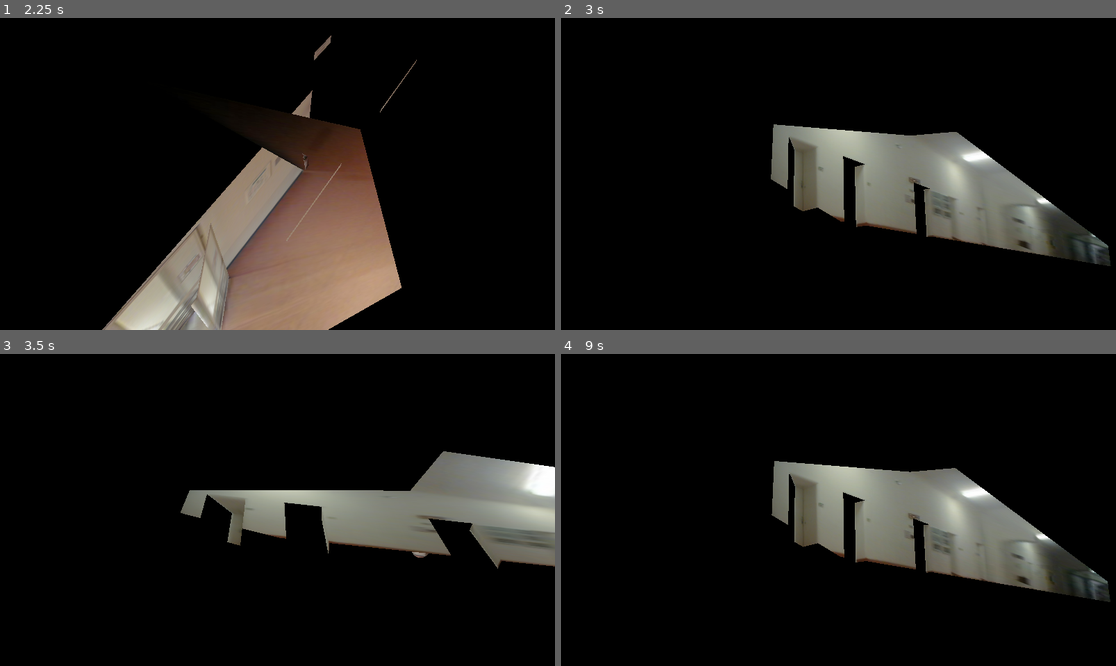
Above: before the commit, frames 1-4 (two rows, left to right).
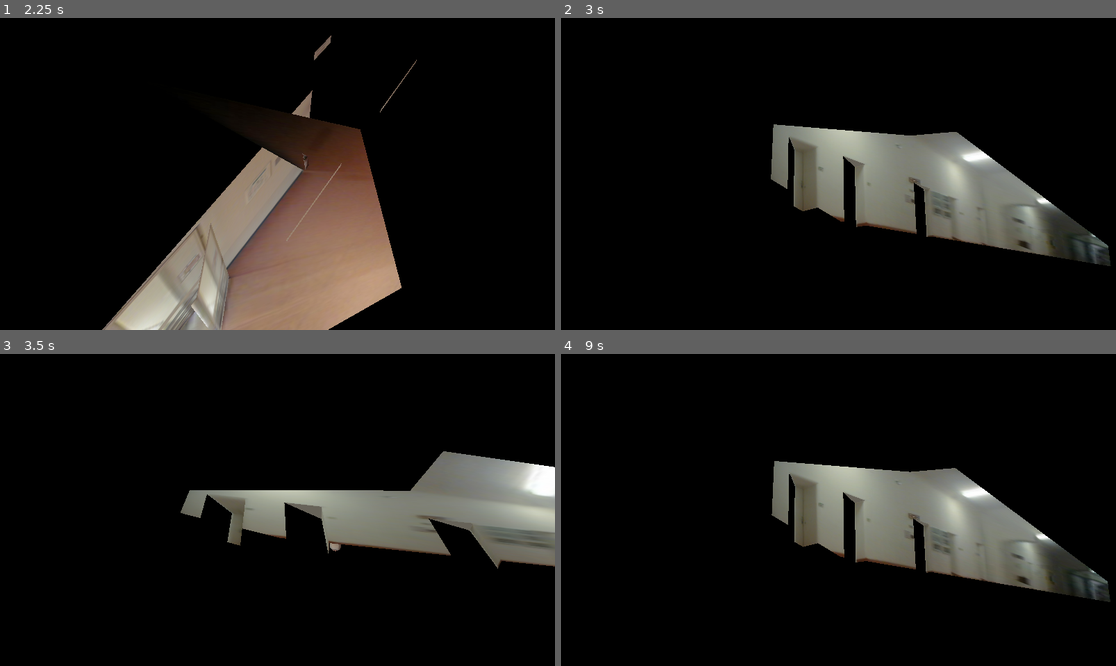
Above: after the commit, the same moments.

Repository: TheiaB/photo-course-game
Game: Godot game, scene res://scenes/matrjoschka.tscn
Two runs of this game, one before a commit and one after it. Both use one fixed random seed, a clock stepped at 60 frames per second and the inputs below. This scene is started directly instead of the project's main scene.
Inputs (mouse positions are in pixels of both pictures, inside the frame that each line leads up to):
- Up to frame 1 (2.25 s): tap Enter at 0.5 s; move the mouse to (399, 158) at 0.52 s; hold . (multi_swipe_down_right) 0.53-1.25 s; hold Space (shuffle) 0.53-1.25 s; click (399, 158) at 0.67 s; drag from (166, 189) to (249, 236) at 1.27 s; move the mouse to (333, 105) at 2.02 s; hold . (multi_swipe_down_right) from 2.03 s (still down); hold Mouse wheel down (pinch_inward) from 2.03 s (still down); click (333, 105) at 2.17 s
- Up to frame 2 (3 s): tap Space (shuffle) at 2.3 s; release . (multi_swipe_down_right) at 2.75 s; release Mouse wheel down (pinch_inward) at 2.75 s; drag from (810, 236) to (672, 127) at 2.77 s
- Up to frame 3 (3.5 s): no input
- Up to frame 4 (9 s): move the mouse to (1005, 556) at 3.52 s; hold M (multi_swipe_down_left) 3.53-4.25 s; hold Space (shuffle) 3.53-4.25 s; click (1005, 556) at 3.67 s; drag from (672, 463) to (755, 432) at 4.27 s; move the mouse to (866, 510) at 5.02 s; hold , (multi_swipe_down) 5.03-5.75 s; hold Space (shuffle) 5.03-5.75 s; click (866, 510) at 5.17 s; drag from (755, 432) to (727, 525) at 5.77 s; move the mouse to (960, 494) at 6.52 s; hold I (multi_swipe_up) 6.53-7.25 s; hold Mouse wheel down (pinch_inward) 6.53-7.25 s; click (960, 494) at 6.67 s; tap Space (shuffle) at 6.8 s; drag from (727, 525) to (810, 572) at 7.27 s; move the mouse to (894, 441) at 8.02 s; hold , (multi_swipe_down) 8.03-8.75 s; hold Space (shuffle) 8.03-8.75 s; click (894, 441) at 8.17 s; drag from (810, 572) to (672, 463) at 8.77 s

Frame 1 is identical in both runs. In frame 2, less than 0.1% of the frame differs, in the area x 50-67%, y 44-56%; in frame 3, 0.3%, in the area x 51-86%, y 47-66%; in frame 4, less than 0.1%.

Commit message:
moved orb etc.

Diff:
--- a/scenes/scenes/scene_hospital_corridor.tscn
+++ b/scenes/scenes/scene_hospital_corridor.tscn
@@ -15,3 +15,6 @@
 surface_material_override/0 = ExtResource("3_nywro")
 surface_material_override/1 = ExtResource("3_nywro")
 surface_material_override/2 = ExtResource("3_nywro")
+
+[node name="scene_sphere" parent="." index="2"]
+transform = Transform3D(0.25, 0, 0, 0, 0.25, 0, 0, 0, 0.25, 2.51127, -1.50974, -0.410419)
--- a/scripts/camera-rotation-matrjoschka.gd
+++ b/scripts/camera-rotation-matrjoschka.gd
@@ -200,4 +200,7 @@
 		# applied to current sphere
 		var current_sphere: MeshInstance3D = current_scene.get_node_or_null("scene_sphere")
 		var current_sphere_mat: Material = current_sphere.get_surface_override_material(0)
+		var current_sphere_scale: float = current_sphere.scale.x
 		current_sphere_mat.set_shader_parameter("image",next_image);
+		# default scale is optimized for 0.4, if sphere smaller, needs to apply smaller shader scale
+		current_sphere_mat.set_shader_parameter("scale",current_sphere_scale/0.4);
Not shown, changed: models/250131-hospital-corridor.obj
